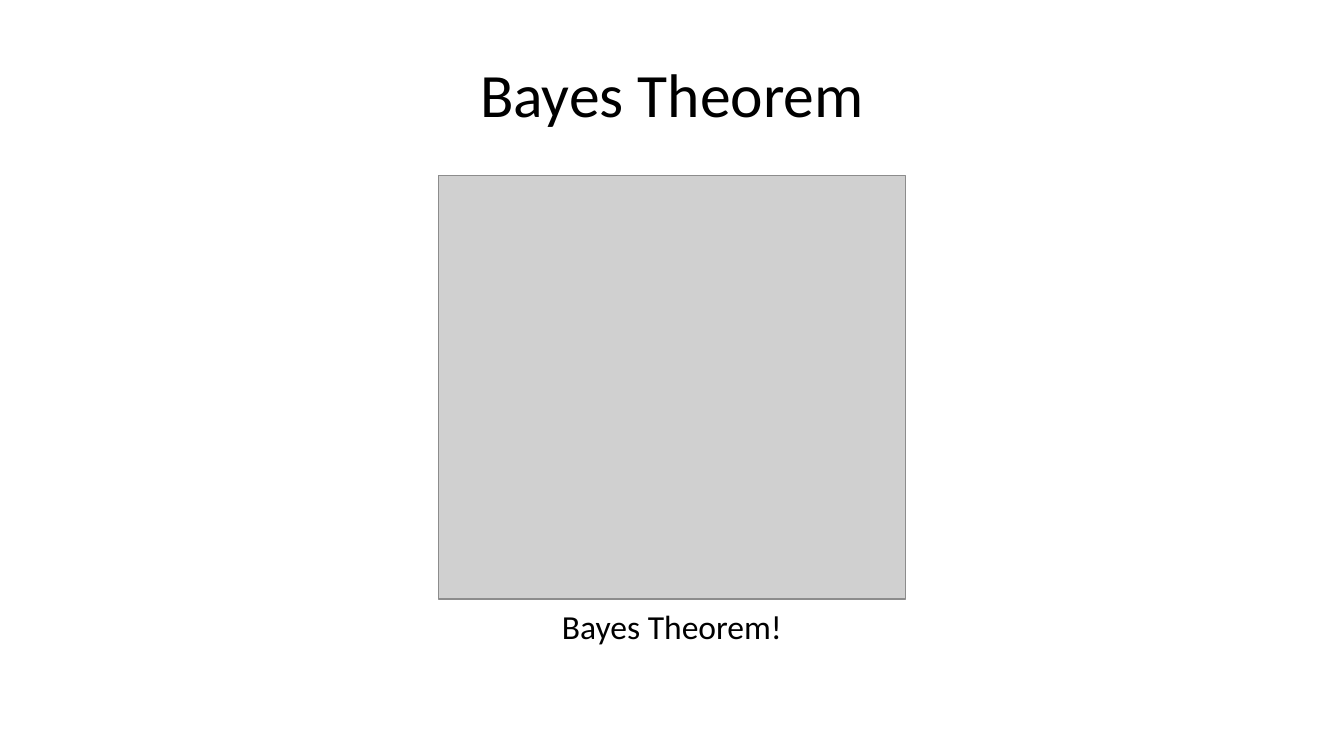
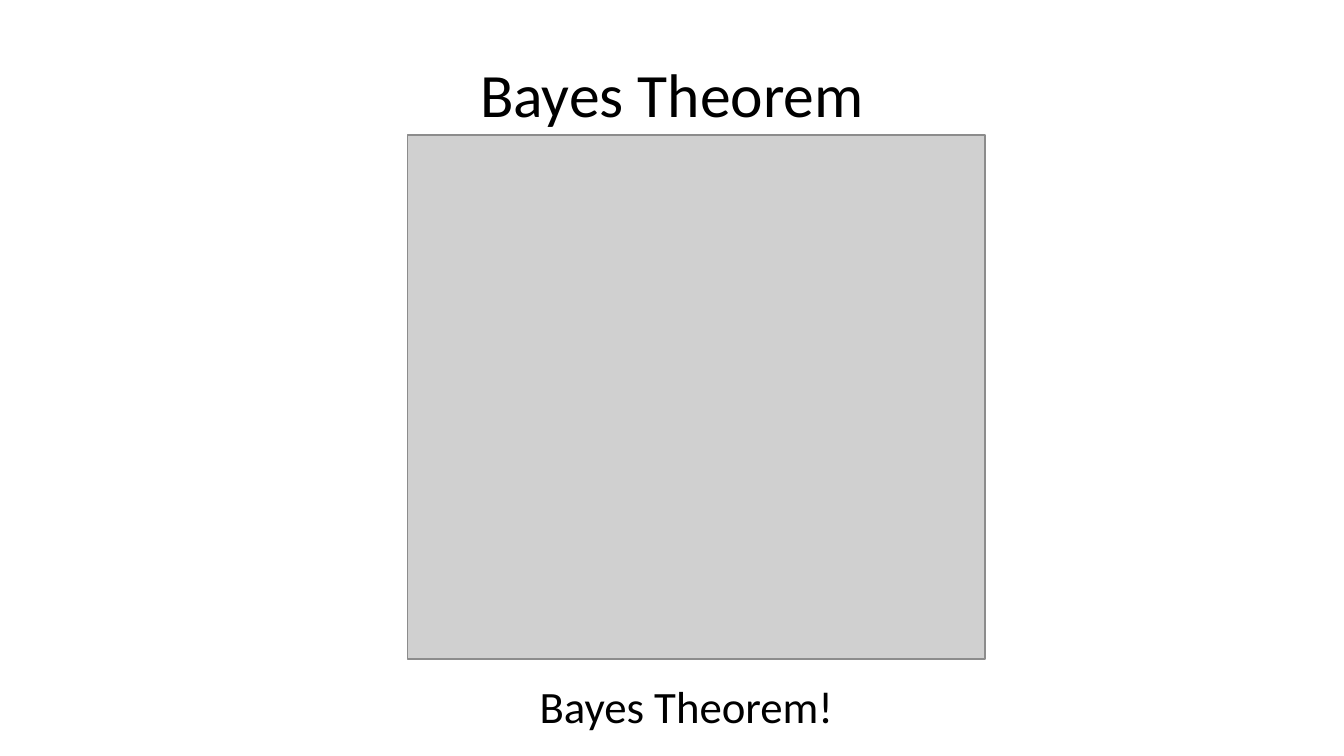
Before and after one commit to StephenElston/CSCI-E-83, a slide deck: slide 13 of LectureSlides/07_IntroductionToBayesModels.pptx. Drawn at 1344x756 pixels with LibreOffice and Linux fonts; fonts in the diff are those of the drawing; grey boxes stand for pictures. Boxes give left, top, right and bottom in pixels: in the first picture for what was removed or moved away, otherwise in the second. Text is boxed around its words. In the diff, an @@ line names an element or a change of style, - is before the commit and + after.

```diff
--- a/LectureSlides/07_IntroductionToBayesModels.pptx
+++ b/LectureSlides/07_IntroductionToBayesModels.pptx
@@ picture: place and size @@
-picture at box(438, 176, 905, 599)
+picture at box(407, 134, 985, 659)
@@ text "Bayes Theorem!": place and size @@
-text "Bayes Theorem!" at box(562, 615, 782, 645)
+text "Bayes Theorem!" at box(540, 692, 833, 731)
@@ text "Bayes Theorem!" at box(540, 692, 833, 731): size 18 to 24 pt @@
```
Also in this commit, not shown: 24 other slides changed, 2 other files.
